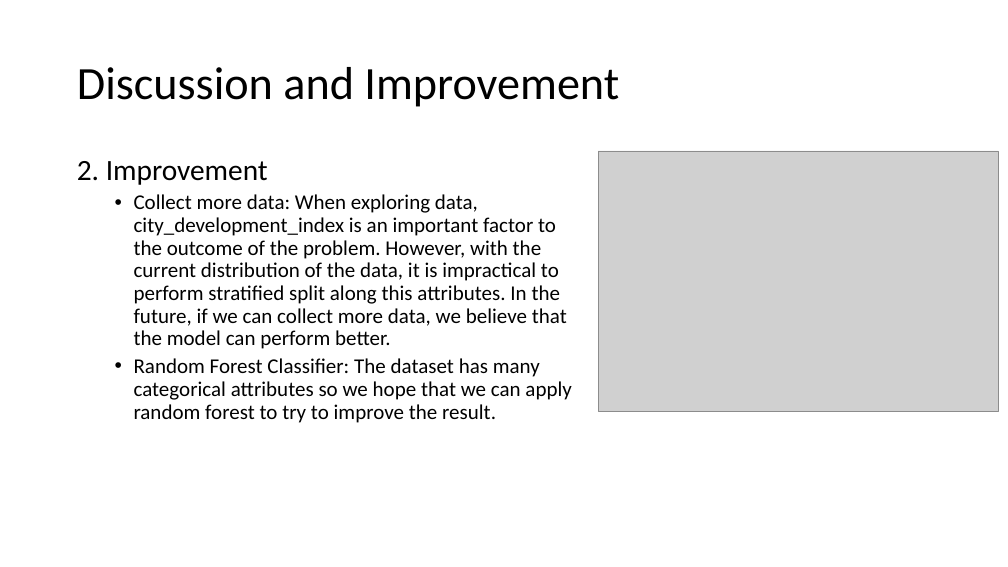
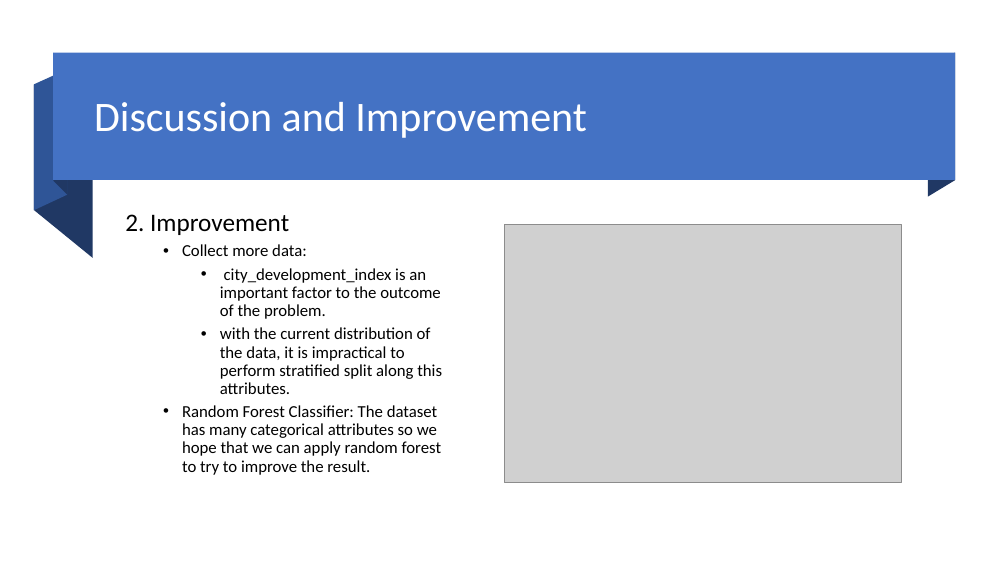
Before and after one commit to scinerd68/JobChangePrediction, a slide deck: slide 18 of Team3 ML Slides.pptx. Drawn at 1008x567 pixels with LibreOffice and Linux fonts; fonts in the diff are those of the drawing; grey boxes stand for pictures. Boxes give left, top, right and bottom in pixels: in the first picture for what was removed or moved away, otherwise in the second. Text is boxed around its words. In the diff, an @@ line names an element or a change of style, - is before the commit and + after.

Commit message:
update slide

```diff
--- a/Team3 ML Slides.pptx
+++ b/Team3 ML Slides.pptx
@@ group added at (34,53,955,258): 4 freeform shapes, 1 rectangle @@
@@ title "Discussion and Improvement": place and size @@
-title "Discussion and Improvement" at (77,67,619,107)
+title "Discussion and Improvement" at (94,102,586,138)
@@ title "Discussion and Improvement" at (94,102,586,138): size 44 to 40 pt, text colour #000000 to #FFFFFF @@
@@ text "2. Improvement": place and size @@
-text "2. Improvement" at (77,161,571,423)
+text "2. Improvement" at (125,214,442,475)
@@ text at (125,214,441,475): size 28 to 24 pt in "2. Improvement"; size 20 to 16 pt in "Random Forest Classifier: The dataset has many ..." @@
@@ picture: place and size @@
-picture at (598,151,998,412)
+picture at (504,224,901,482)
@@ text at (182,244,442,394): text changed; size 20 to 16 pt @@
-  • Collect more data: When exploring data, city_development_index is an important factor to the outcome of the problem. However, with the current distribution of the data, it is impractical to perform stratified split along this attributes. In the future, if we can collect more data, we believe that the model can perform better.
+  • Collect more data:
+    • city_development_index is an important factor to the outcome of the problem.
+    • with the current distribution of the data, it is impractical to perform stratified split along this attributes.
```
Also in this commit, not shown: 1 other slide changed.
